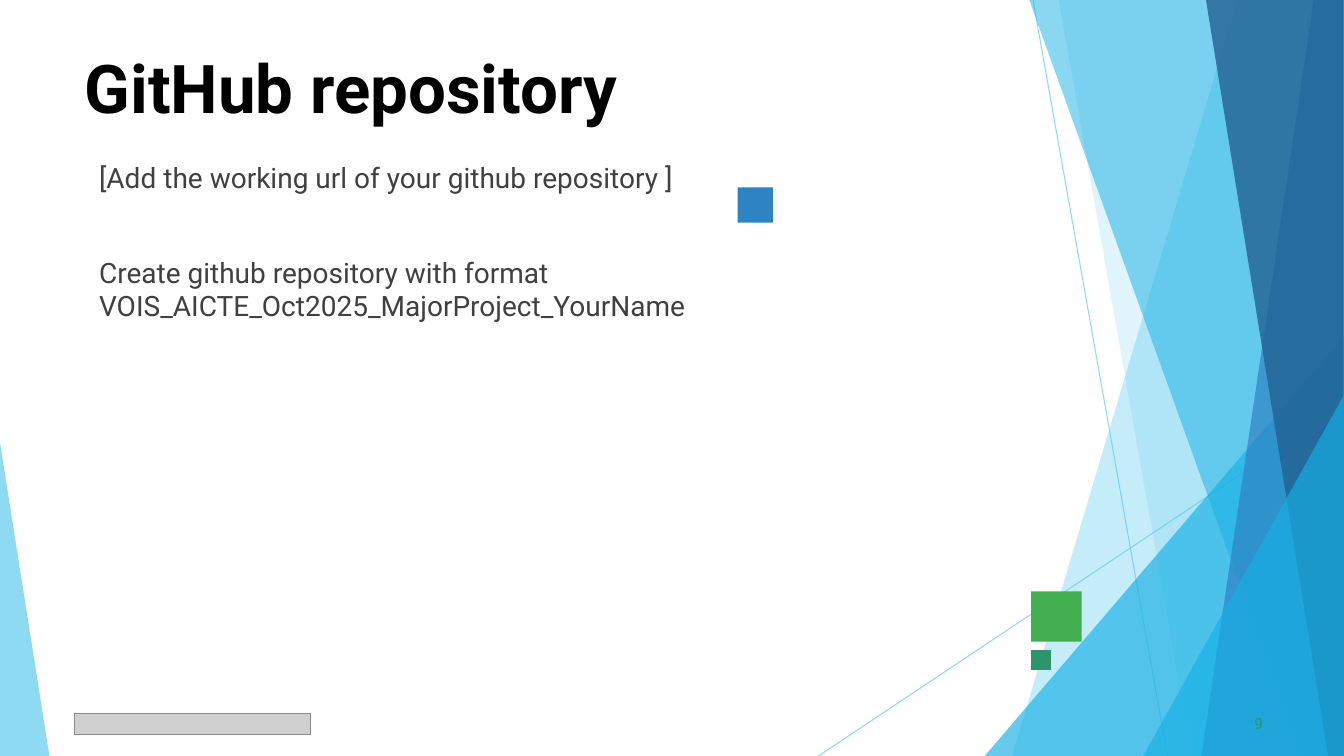
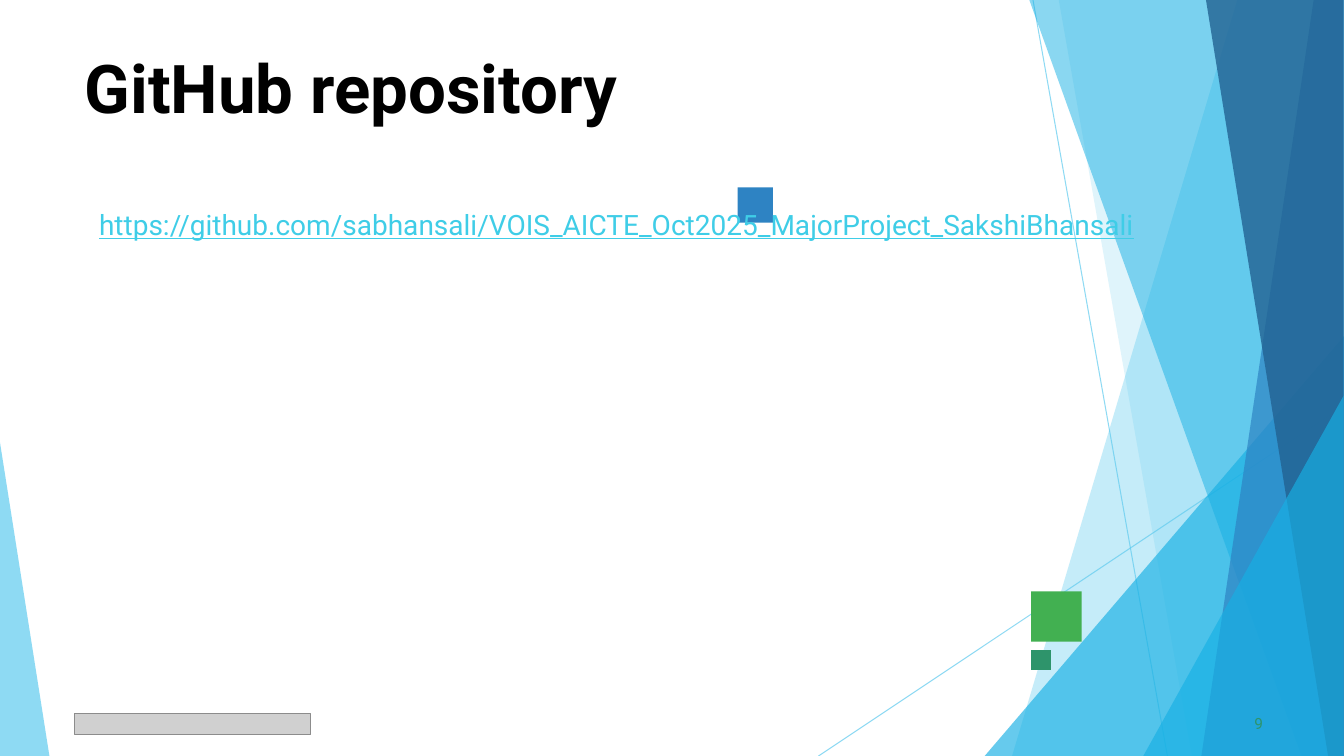
Before and after one commit to sabhansali/VOIS_AICTE_Oct2025_MajorProject_SakshiBhansali, a slide deck: slide 9 of Sakshi_Bhansali_Netflix Data Analysis Project PPT 3.pptx. Drawn at 1344x756 pixels with LibreOffice and Linux fonts; fonts in the diff are those of the drawing; grey boxes stand for pictures. Boxes give left, top, right and bottom in pixels: in the first picture for what was removed or moved away, otherwise in the second. Text is boxed around its words. In the diff, an @@ line names an element or a change of style, - is before the commit and + after.

```diff
--- a/Sakshi_Bhansali_Netflix Data Analysis Project PPT 3.pptx
+++ b/Sakshi_Bhansali_Netflix Data Analysis Project PPT 3.pptx
@@ text at (99,209,1133,242): text changed; text colour #404040 to #3FCDE7 @@
-[Add the working url of your github repository ]
-Create github repository with format VOIS_AICTE_Oct2025_MajorProject_YourName
+https://github.com/sabhansali/VOIS_AICTE_Oct2025_MajorProject_SakshiBhansali
```
Also in this commit, not shown: 11 other slides changed.
